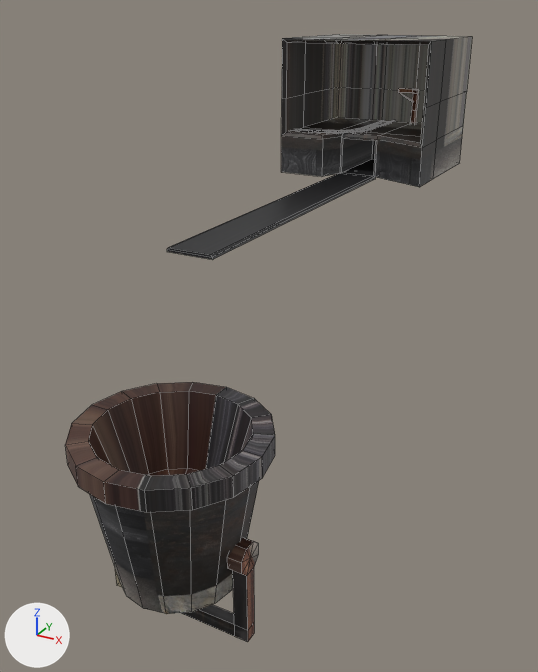
The FBX model TCC/Assets/Graphics/Models/FBX/Human_World/Factory_1.fbx: old version first, new version second.
Both versions are drawn from a 50 mm camera at (195.0, -477.0, 81.0) aimed at (-17.0, -92.0, -111.0). The lights are fixed; the arrows at lower left show +X, +Y and +Z. Mesh edges are drawn as thin lines. Vertices at the same position are counted once.
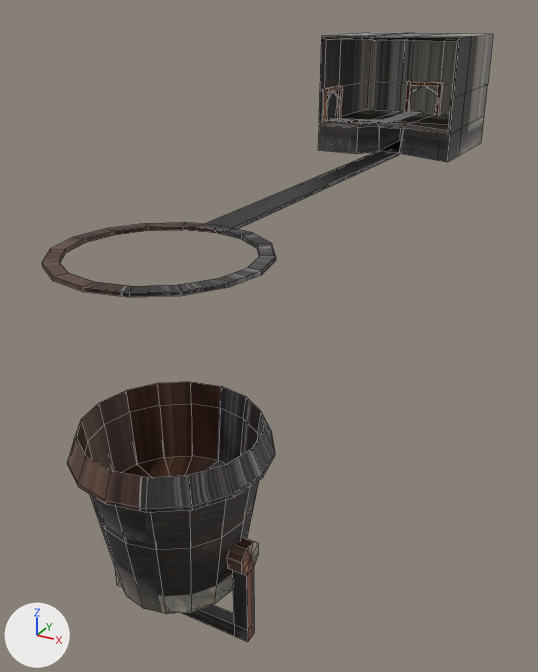
The edits, one by one:
me_cube_051 is used by ob_cube_041; location (0.0, 0.0, 0.0).
me_cube_051 had 552 vertices, 442 faces and spanned x -52.0..52.0, y -274.0..82.0, z -220.0..64.0.
me_cube_051 now has 704 vertices, 576 faces and spans x -52.0..52.0, y -274.0..142.0, z -220.0..64.0.
me_cube_051 part 1: the loose piece of 20 vertices spanning x 1.0..15.0, y 74.0..78.0, z 2.0..28.0 is moved by (0.0, 60.0, 0.0).
me_cube_051 part 2: the loose piece of 20 vertices spanning x 1.0..15.0, y 74.0..78.0, z 2.0..28.0 is copied, and the copy is turned 180 degrees about the z axis through its middle, then moved by (-15.0, 60.0, 0.0); it spans x -14.0..1.0, y 134.0..138.0, z 2.0..28.0.
me_cube_051 part 3: a new loose piece of 106 vertices spanning x -50.0..50.0, y -179.0..140.0, z -19.0..64.0, in mat_material_001 (picture img_atlasme_jpg).
me_cube_051 part 4: a new loose piece of 64 vertices spanning x -49.0..52.0, y -274.0..-173.0, z -19.0..-17.0, in mat_material_001 (picture img_atlasme_jpg).
me_cube_051 part 5: a new loose piece of 36 vertices spanning x -49.0..-46.0, y 49.0..78.0, z 2.0..28.0, in mat_material_001 (picture img_atlasme_jpg).
me_cube_051 part 6: 191 vertices removed from x -52.0..50.0, y -201.0..82.0, z -25.0..64.0; 95 vertices added at x -52.0..-1.0, y 52.0..142.0, z 2.0..25.0.
me_cube_051 part 7: 48 vertices removed from x -49.0..52.0, y -274.0..-173.0, z -147.0..-106.0; 64 vertices added at x -49.0..52.0, y -274.0..-173.0, z -147.0..-104.0.

Changed parts and their boxes [x1, y1, x2, y2] in the pictures (538 x 672 px; the box of a moved part takes in the faces that stretch with it):
'Cube.041', reshaped (11% wider): before [65, 34, 472, 642]; after [42, 32, 493, 642]
part 1 of me_cube_051, moved or reshaped: before [398, 88, 418, 123]; after [424, 82, 443, 114]
part 2 of me_cube_051, added: after [405, 81, 424, 112]
part 3 of me_cube_051, added: after [201, 32, 493, 230]
part 4 of me_cube_051, added: after [42, 222, 276, 297]
part 5 of me_cube_051, added: after [323, 85, 343, 122]
part 6 of me_cube_051, cut back: before [167, 34, 472, 260]; after [328, 91, 420, 122]
part 7 of me_cube_051, moved or reshaped: before [65, 382, 275, 512]; after [67, 382, 275, 512]
